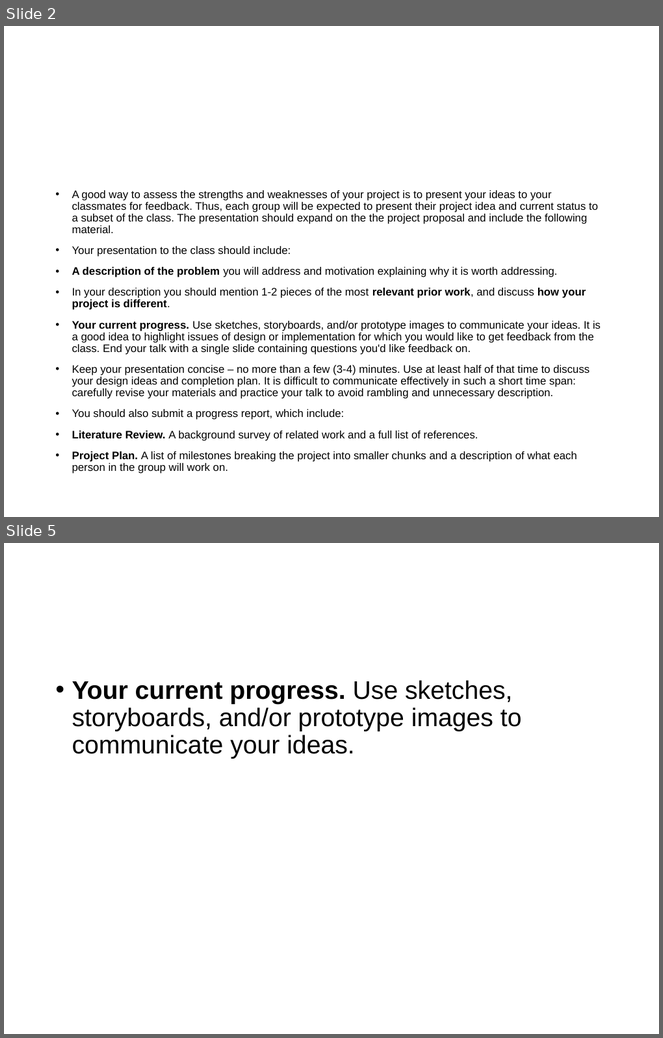
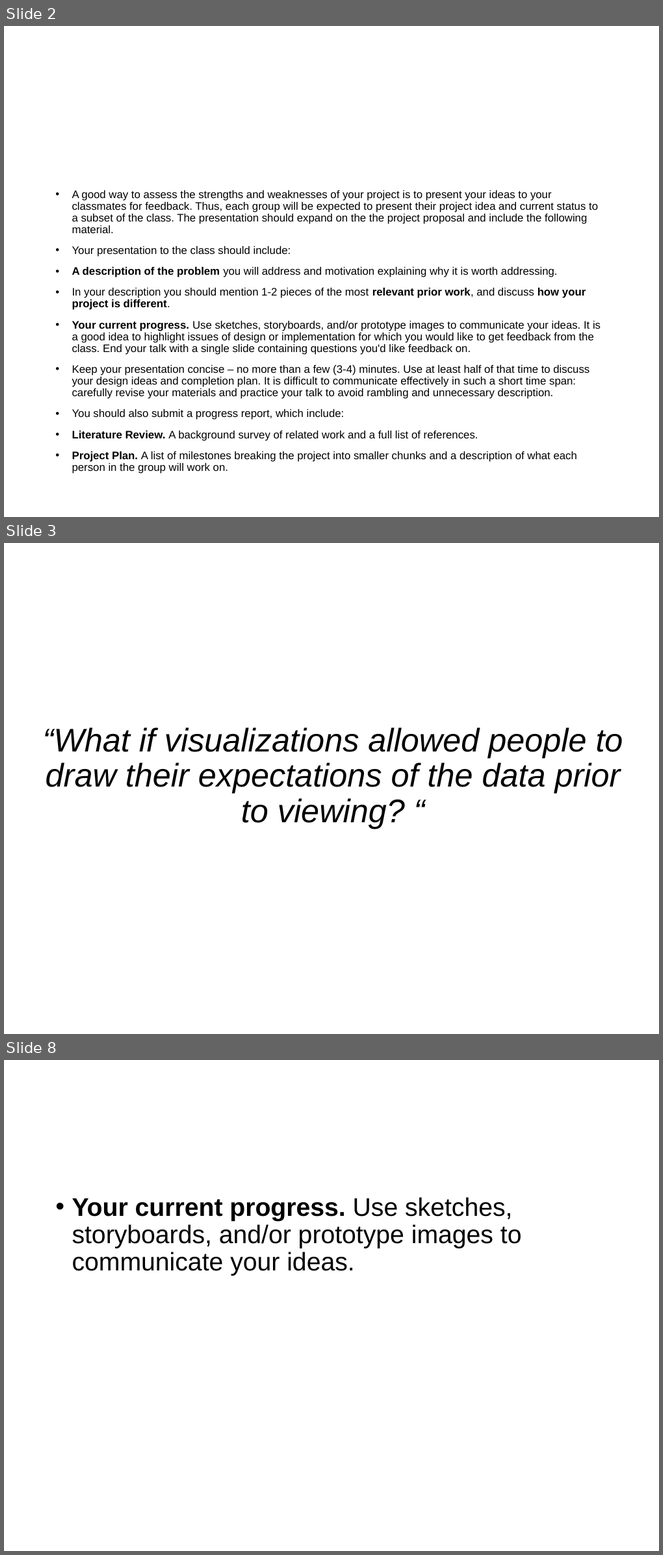
Before and after one commit to iwsmith/cse-512-final-ev, a slide deck: latex/progress/slides-iwsmith-laulck-yeaseul1.pptx. Shown one above the other, each under a label of ours: slides 2 and 5 before the commit, slides 2, 3 and 8 after it; the slides between them are not shown. The pictures are 663x1038 and 663x1555 pixels, drawn with LibreOffice and Linux fonts; fonts in the diff are those of the drawing. Boxes give left, top, right and bottom in pixels: in the first picture for what was removed or moved away, otherwise in the second. Text is boxed around its words. In the diff, an @@ line names an element or a change of style, - is before the commit and + after.

```diff
--- a/latex/progress/slides-iwsmith-laulck-yeaseul1.pptx
+++ b/latex/progress/slides-iwsmith-laulck-yeaseul1.pptx
@@ slide 3 added at [4,543,659,1034], background #FFFFFF @@
@@ text added at [43,728,623,829], 36 pt, text #000000, italic @@
+“What if visualizations allowed people to draw their expectations of the data prior to viewing? “
@@ what was slide 5 is now slide 8 @@
```
Also in this commit, not shown: 5 other slides added, 3 slides removed, 1 other file.
